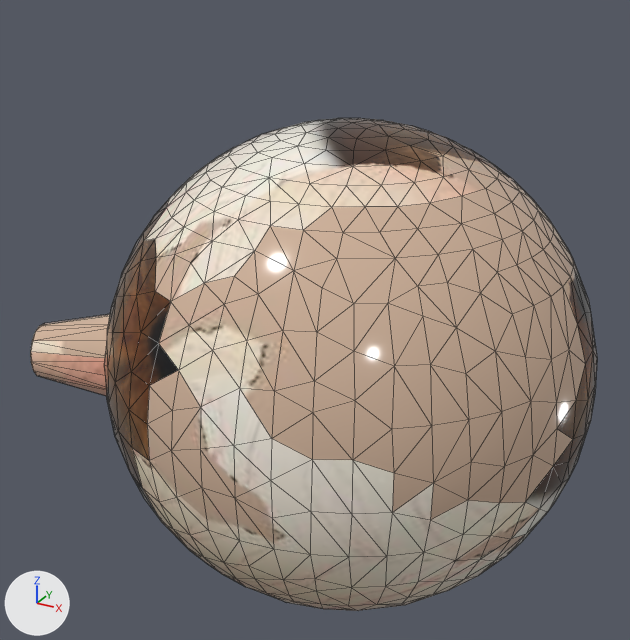
One commit to the glTF model assets/models/items/eyeball.glb: the scene before it, then after it.
Camera for both pictures: a 50 mm camera at (0.0422, -0.0765, 0.0681) aimed at (0.0001, 0.0, 0.0298). The lights are fixed; the arrows at lower left show +X, +Y and +Z. The picture after the commit comes second. Mesh edges are drawn as thin lines. Vertices at exactly the same position are counted once.

Objects in the first picture: 'eyeball'.
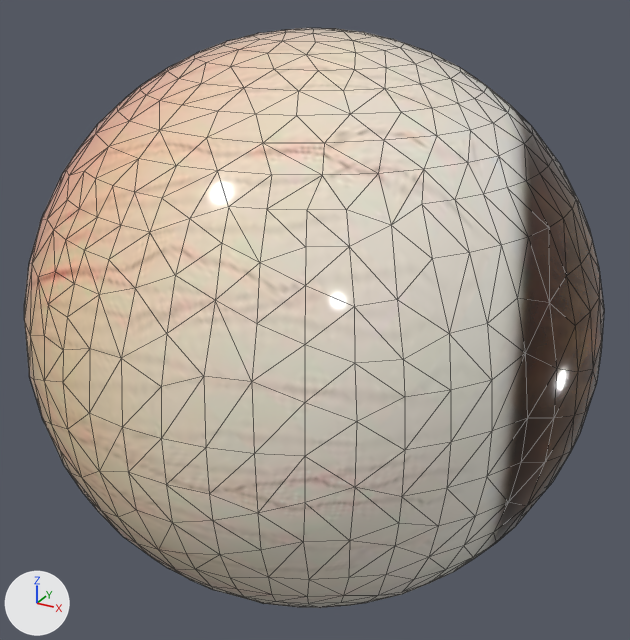
Pixel boxes (x1, y1, x2, y2) of what changed, in the pictures (630 x 640 px):
'eyeball', reshaped (18% taller)
    before: (31, 118, 597, 611)
    after: (24, 28, 604, 608)
part 1 of me_sphere_002, rebuilt (18% wider, 18% taller)
    before: (104, 118, 597, 611)
    after: (24, 28, 604, 608)
part 2 of me_sphere_002, deleted (beige)
    before: (31, 314, 110, 396)

Patch to the scene script:
```diff
--- a/assets/models/items/eyeball.glb.py
+++ b/assets/models/items/eyeball.glb.py
@@ me_sphere_002 @@
 # used by ob_eyeball; location = (0.0, 0.0, 0.0)
-me_sphere_002.from_pydata(...)  # 804 vertices, 1600 faces; spans x -0.03..0.03, y -0.0258..0.0257, z 0.0..0.0516
+me_sphere_002.from_pydata(...)  # 802 vertices, 1600 faces; spans x -0.03..0.03, y -0.03..0.03, z 0.0..0.06
+# me_sphere_002 part 1: the loose piece of 772 vertices spanning x -0.0215..0.03, y -0.0258..0.0257, z 0.0..0.0516 is rebuilt with 802 vertices and now spans x -0.03..0.03, y -0.03..0.03, z 0.0..0.06
+# me_sphere_002 part 2: the loose piece of 32 vertices spanning x -0.03..-0.0149, y -0.015..-0.0023, z 0.0188..0.0302 is deleted
 me_sphere_002.materials.append(mat_eyeball)
```
